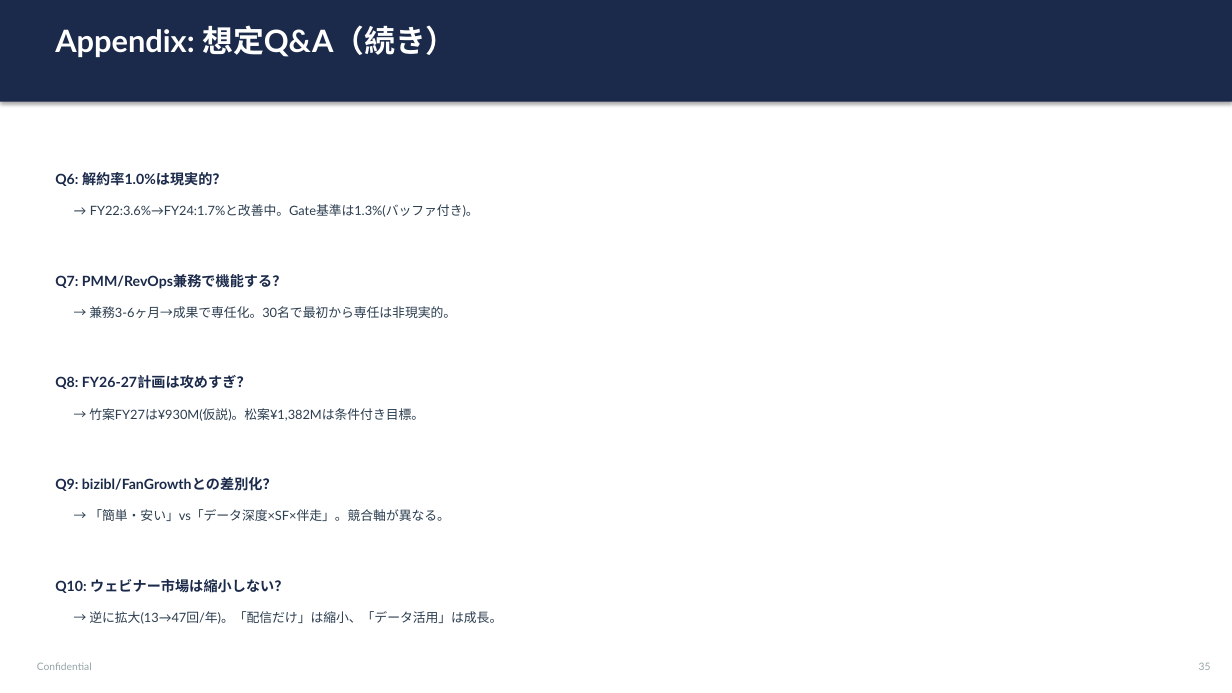
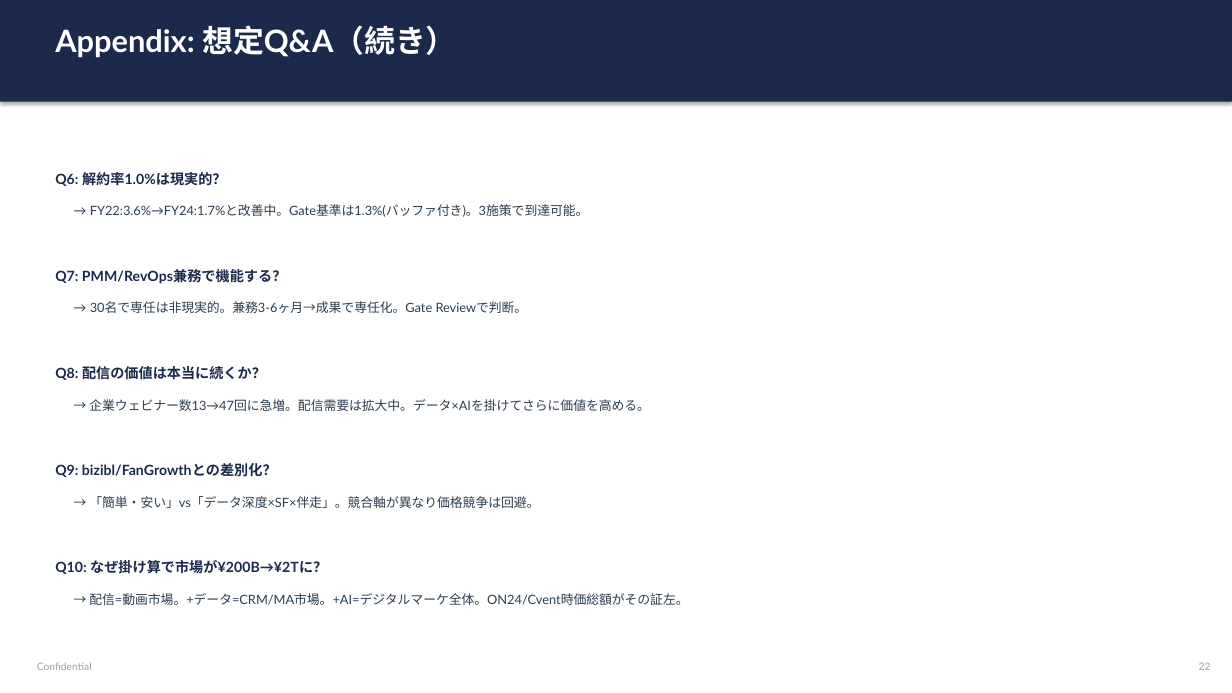
Before and after one commit to kapigon001/nexpro-strategy, a slide deck: slide 22 of output/nexpro_strategy_presentation.pptx (slide 35 before the commit). Drawn at 1232x693 pixels with LibreOffice and Linux fonts; fonts in the diff are those of the drawing. Boxes give left, top, right and bottom in pixels: in the first picture for what was removed or moved away, otherwise in the second. Text is boxed around its words. In the diff, an @@ line names an element or a change of style, - is before the commit and + after.

```diff
--- a/output/nexpro_strategy_presentation.pptx
+++ b/output/nexpro_strategy_presentation.pptx
@@ text at [90, 204, 589, 217]: text changed @@
-→ FY22:3.6%→FY24:1.7%と改善中。Gate基準は1.3%(バッファ付き)。
+→ FY22:3.6%→FY24:1.7%と改善中。Gate基準は1.3%(バッファ付き)。3施策で到達可能。
@@ text "Q7: PMM/RevOps兼務で機能する？": place and size @@
-text "Q7: PMM/RevOps兼務で機能する？" at [55, 274, 286, 289]
+text "Q7: PMM/RevOps兼務で機能する？" at [55, 269, 286, 284]
@@ text at [90, 301, 528, 313]: text changed @@
-→ 兼務3-6ヶ月→成果で専任化。30名で最初から専任は非現実的。
+→ 30名で専任は非現実的。兼務3-6ヶ月→成果で専任化。Gate Reviewで判断。
@@ text at [55, 366, 266, 380]: text changed @@
-Q8: FY26-27計画は攻めすぎ？
+Q8: 配信の価値は本当に続くか？
@@ text at [89, 399, 650, 411]: text changed @@
-→ 竹案FY27は¥930M(仮説)。松案¥1,382Mは条件付き目標。
+→ 企業ウェビナー数13→47回に急増。配信需要は拡大中。データ×AIを掛けてさらに価値を高める。
@@ text "Q9: bizibl/FanGrowthとの差別化？": place and size @@
-text "Q9: bizibl/FanGrowthとの差別化？" at [55, 477, 277, 491]
+text "Q9: bizibl/FanGrowthとの差別化？" at [55, 463, 277, 477]
@@ text at [89, 496, 539, 508]: text changed @@
-→ 「簡単・安い」vs「データ深度×SF×伴走」。競合軸が異なる。
+→ 「簡単・安い」vs「データ深度×SF×伴走」。競合軸が異なり価格競争は回避。
@@ text at [55, 560, 327, 574]: text changed @@
-Q10: ウェビナー市場は縮小しない？
+Q10: なぜ掛け算で市場が¥200B→¥2Tに？
@@ text at [89, 593, 688, 605]: text changed @@
-→ 逆に拡大(13→47回/年)。「配信だけ」は縮小、「データ活用」は成長。
+→ 配信=動画市場。+データ=CRM/MA市場。+AI=デジタルマーケ全体。ON24/Cvent時価総額がその証左。
@@ text at [1199, 662, 1211, 670]: text changed @@
-35
+22
```
Also in this commit, not shown: 10 other slides changed, 11 slides added, 24 slides removed, 2 other files.
